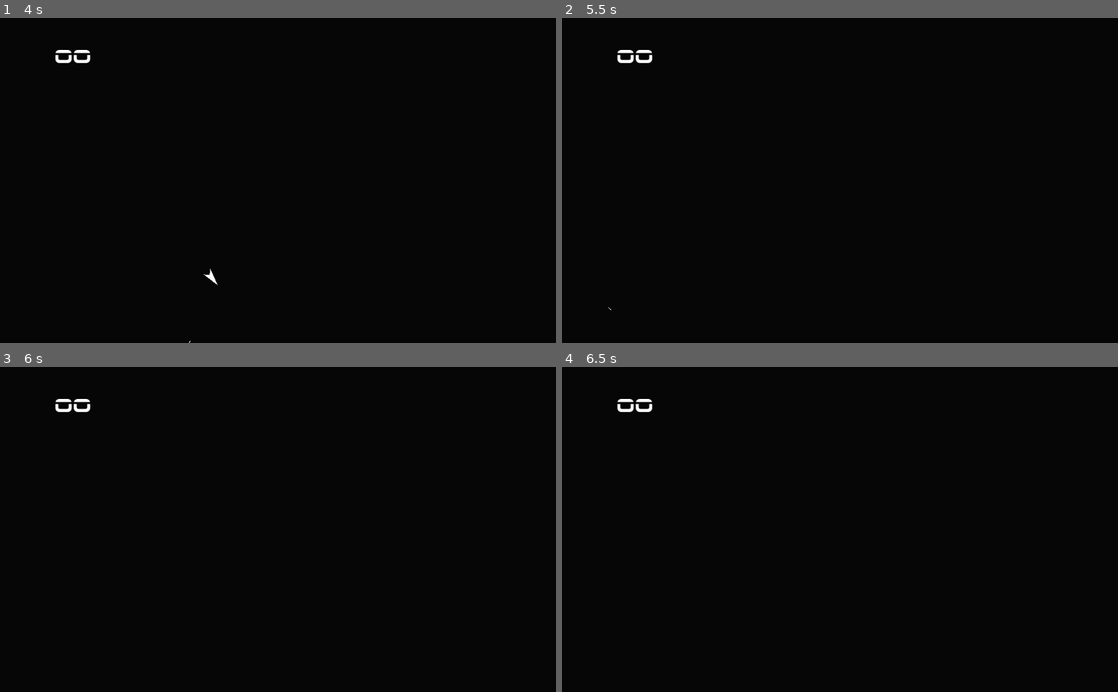
Above: before the commit, frames 1-4 (two rows, left to right).
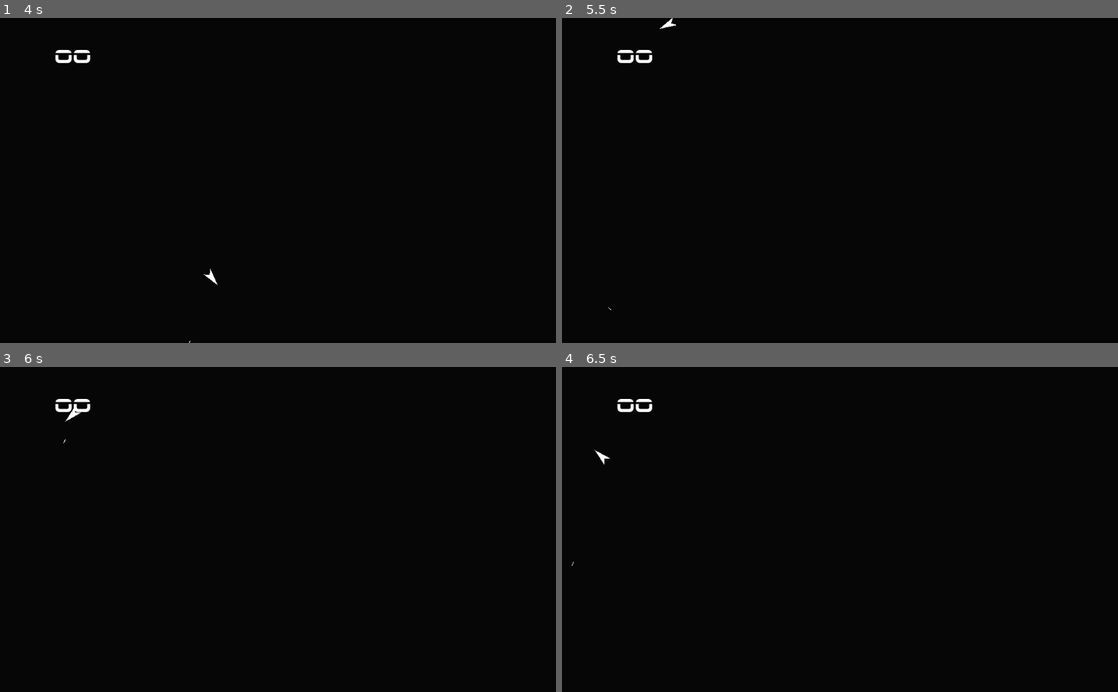
Above: after the commit, the same moments.

Repository: Zircon332/Asteroids-Coop
Game: Godot game, scene res://scenes/main.tscn
Two runs of this game, one before a commit and one after it. Both use one fixed random seed, a clock stepped at 60 frames per second and the inputs below.
Inputs:
- Up to frame 1 (4 s): tap Enter (ui_accept) at 0.5, 0.77, 1.52, 2, 3.02, 3.77 s; hold D (rotate_right) 0.53-1.28 s; tap Space (shoot) every 0.75 s from 0.6 to 3.6 s; hold A (rotate_left) 1.28-2.03 s; hold D (rotate_right) 2.03-2.78 s; hold W (thrust) 2.78-3.53 s; hold A (rotate_left) from 3.53 s (still down)
- Up to frame 2 (5.5 s): keep holding A (rotate_left); tap Space (shoot) at 4.35, 5.1 s; tap Enter (ui_accept) at 4.52 s
- Up to frame 3 (6 s): release A (rotate_left) at 5.78 s; hold D (rotate_right) from 5.78 s (still down); tap Space (shoot) at 5.85 s
- Up to frame 4 (6.5 s): keep holding D (rotate_right); tap Enter (ui_accept) at 6.02 s

Frame 1 is identical in both runs. In frame 2, less than 0.1% of the frame differs, in the area x 17-21%, y 0-4%; in frame 3, less than 0.1%, in the area x 11-15%, y 12-24%; in frame 4, less than 0.1%.

Commit message:
screen wrap entities

Diff:
--- a/src/entities/asteroid/asteroid.gd
+++ b/src/entities/asteroid/asteroid.gd
@@ -3,6 +3,8 @@
 
 var dir := Vector2.ZERO
 export var speed := 100
+
+onready var _screen_wrapper := $ScreenWrapper
 
 
 func _ready():
@@ -15,3 +17,7 @@
 
 func _physics_process(delta) -> void:
 	position += delta * speed * dir
+
+
+func _on_VisibilityNotifier2D_viewport_exited(viewport):
+	_screen_wrapper.wrap(self, viewport)
--- a/src/entities/asteroid/asteroid.tscn
+++ b/src/entities/asteroid/asteroid.tscn
@@ -1,6 +1,7 @@
-[gd_scene load_steps=3 format=2]
+[gd_scene load_steps=4 format=2]
 
 [ext_resource path="res://entities/asteroid/asteroid.gd" type="Script" id=1]
+[ext_resource path="res://shared/screen_wrapper/screen_wrapper.gd" type="Script" id=2]
 
 [sub_resource type="CircleShape2D" id=1]
 
@@ -13,3 +14,10 @@
 
 [node name="Polygon2D" type="Polygon2D" parent="."]
 polygon = PoolVector2Array( -5, -8, -8, -4, -6, 0, -8, 4, -5, 8, -1, 7, 6, 8, 9, 0, 5, -2, 8, -5, 4, -8, 0, -7 )
+
+[node name="VisibilityNotifier2D" type="VisibilityNotifier2D" parent="."]
+
+[node name="ScreenWrapper" type="Node" parent="."]
+script = ExtResource( 2 )
+
+[connection signal="viewport_exited" from="VisibilityNotifier2D" to="." method="_on_VisibilityNotifier2D_viewport_exited"]
--- a/src/entities/projectile/projectile.gd
+++ b/src/entities/projectile/projectile.gd
@@ -3,6 +3,9 @@
 
 
 export(int) var speed := 300
+
+onready var _screen_wrapper := $ScreenWrapper
+
 
 # Params:
 # - position: Vector2 | Initial position
@@ -29,3 +32,7 @@
 
 func _on_DespawnTimer_timeout():
 	queue_free()
+
+
+func _on_VisibilityNotifier2D_viewport_exited(viewport):
+	_screen_wrapper.wrap(self, viewport)
--- a/src/entities/projectile/projectile.tscn
+++ b/src/entities/projectile/projectile.tscn
@@ -1,6 +1,7 @@
-[gd_scene load_steps=3 format=2]
+[gd_scene load_steps=4 format=2]
 
 [ext_resource path="res://entities/projectile/projectile.gd" type="Script" id=1]
+[ext_resource path="res://shared/screen_wrapper/screen_wrapper.gd" type="Script" id=2]
 
 [sub_resource type="RectangleShape2D" id=1]
 extents = Vector2( 4, 0.5 )
@@ -25,5 +26,11 @@
 one_shot = true
 autostart = true
 
+[node name="VisibilityNotifier2D" type="VisibilityNotifier2D" parent="."]
+
+[node name="ScreenWrapper" type="Node" parent="."]
+script = ExtResource( 2 )
+
 [connection signal="body_entered" from="." to="." method="_on_Projectile_body_entered"]
 [connection signal="timeout" from="DespawnTimer" to="." method="_on_DespawnTimer_timeout"]
+[connection signal="viewport_exited" from="VisibilityNotifier2D" to="." method="_on_VisibilityNotifier2D_viewport_exited"]
--- a/src/entities/ship/ship.gd
+++ b/src/entities/ship/ship.gd
@@ -20,6 +20,7 @@
 onready var bullet_count := max_bullet_count
 
 onready var _tip := $Tip
+onready var _screen_wrapper := $ScreenWrapper
 
 
 func _physics_process(delta: float) -> void:
@@ -79,3 +80,7 @@
 
 func _on_BulletCooldownTimer_timeout() -> void:
 	bullet_count += 1
+
+
+func _on_VisibilityNotifier2D_viewport_exited(viewport: Viewport):
+	_screen_wrapper.wrap(self, viewport)
--- a/src/entities/ship/ship.tscn
+++ b/src/entities/ship/ship.tscn
@@ -1,6 +1,7 @@
-[gd_scene load_steps=3 format=2]
+[gd_scene load_steps=4 format=2]
 
 [ext_resource path="res://entities/ship/ship.gd" type="Script" id=1]
+[ext_resource path="res://shared/screen_wrapper/screen_wrapper.gd" type="Script" id=2]
 
 [sub_resource type="RectangleShape2D" id=1]
 extents = Vector2( 11.5, 4 )
@@ -19,3 +20,10 @@
 
 [node name="Tip" type="Position2D" parent="."]
 position = Vector2( 16, 0 )
+
+[node name="VisibilityNotifier2D" type="VisibilityNotifier2D" parent="."]
+
+[node name="ScreenWrapper" type="Node" parent="."]
+script = ExtResource( 2 )
+
+[connection signal="viewport_exited" from="VisibilityNotifier2D" to="." method="_on_VisibilityNotifier2D_viewport_exited"]
--- a/src/project.godot
+++ b/src/project.godot
@@ -19,6 +19,11 @@
 "language": "GDScript",
 "path": "res://entities/projectile/projectile.gd"
 }, {
+"base": "Node",
+"class": "ScreenWrapper",
+"language": "GDScript",
+"path": "res://shared/screen_wrapper/screen_wrapper.gd"
+}, {
 "base": "KinematicBody2D",
 "class": "Ship",
 "language": "GDScript",
@@ -27,6 +32,7 @@
 _global_script_class_icons={
 "Enums": "",
 "Projectile": "",
+"ScreenWrapper": "",
 "Ship": ""
 }
 
--- /dev/null
+++ b/src/shared/screen_wrapper/screen_wrapper.gd
@@ -0,0 +1,18 @@
+extends Node
+class_name ScreenWrapper
+
+
+func wrap(node: Node2D, viewport: Viewport) -> void:
+	var rect := viewport.get_visible_rect()
+	var position = node.global_position
+
+	if position.x < rect.position.x:
+		position.x = rect.end.x
+	if position.x > rect.end.x:
+		position.x = rect.position.x
+	if position.y < rect.position.y:
+		position.y = rect.end.y
+	if position.y > rect.end.y:
+		position.y = rect.position.y
+
+	node.global_position = position
